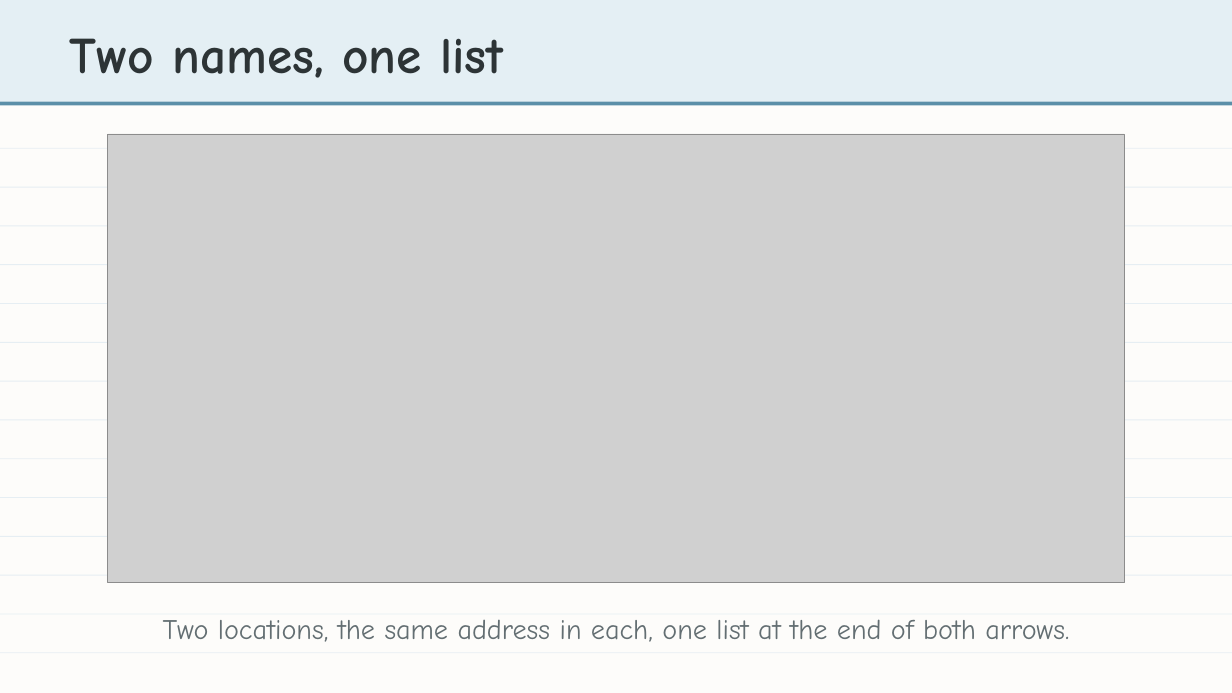
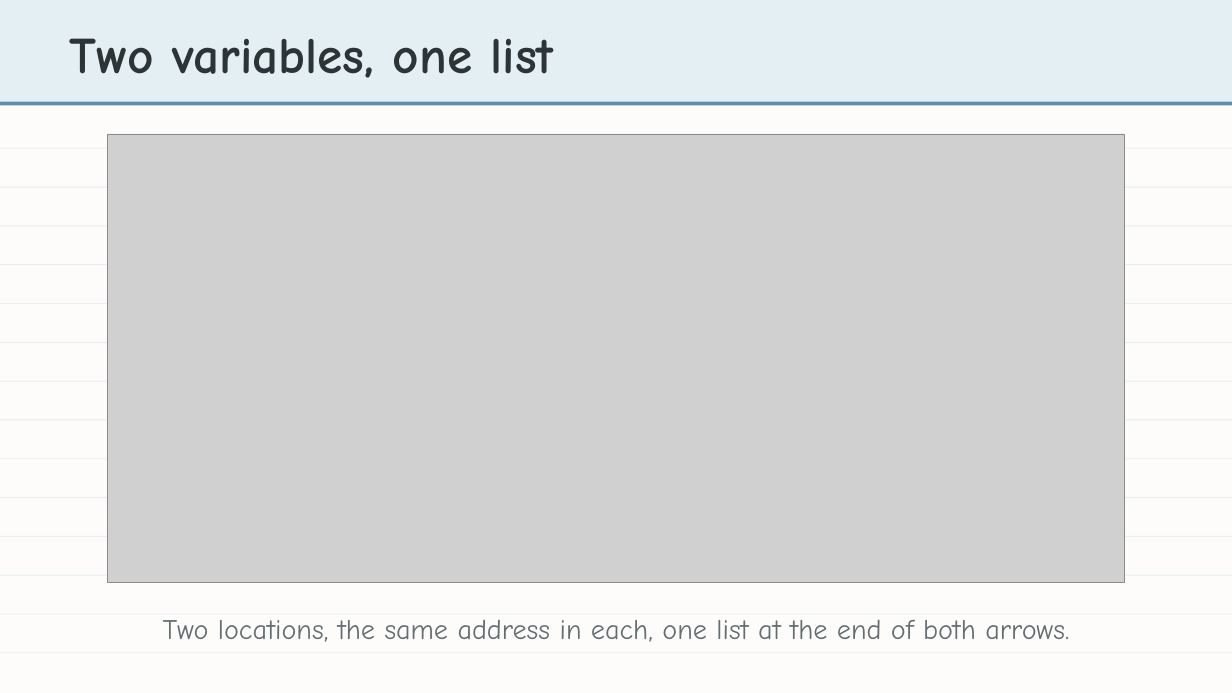
Before and after one commit to bradamiller/LearningPython, a slide deck: slide 22 of static/slides/module-04-manhattan/module-4-lesson-03-lists.pptx. Drawn at 1232x693 pixels with LibreOffice and Linux fonts; fonts in the diff are those of the drawing; grey boxes stand for pictures. Boxes give left, top, right and bottom in pixels: in the first picture for what was removed or moved away, otherwise in the second. Text is boxed around its words. In the diff, an @@ line names an element or a change of style, - is before the commit and + after.

```diff
--- a/static/slides/module-04-manhattan/module-4-lesson-03-lists.pptx
+++ b/static/slides/module-04-manhattan/module-4-lesson-03-lists.pptx
@@ text at <box>69,38,554,78</box>: text changed @@
-Two names, one list
+Two variables, one list
```
Also in this commit, not shown: 6 other slides changed, 8 other files.
